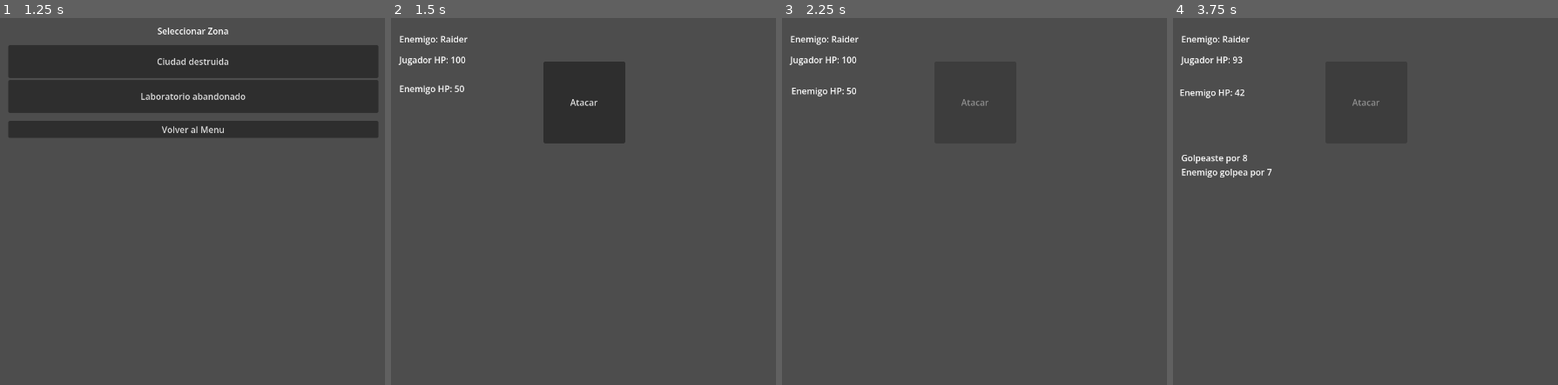
Above: before the commit, frames 1-4 (left to right).
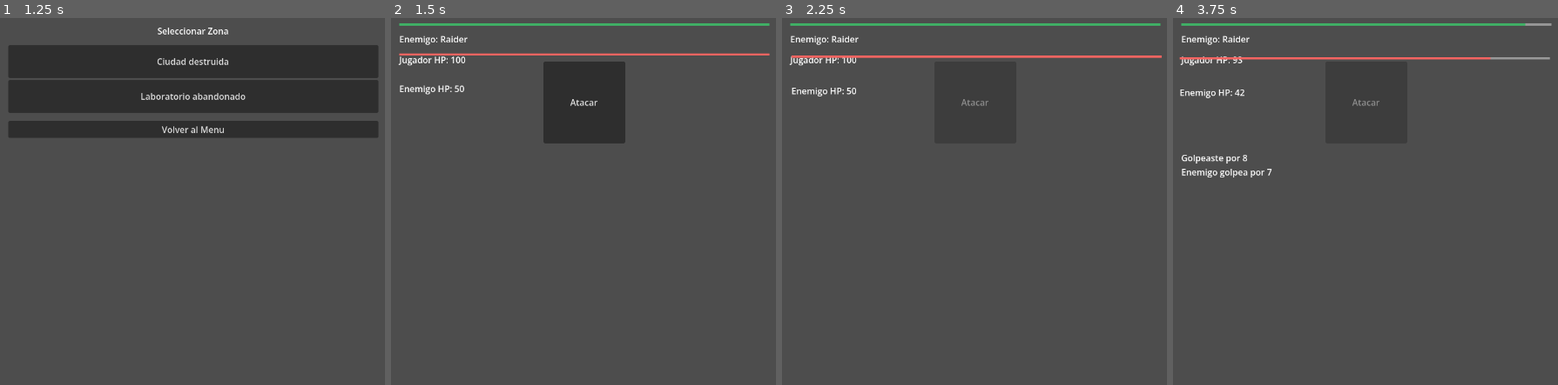
Above: after the commit, the same moments.

Repository: MirandaFrancoCBA/apocalypsheep
Game: Godot game, scene res://scenes/main_menu.tscn
Same seed, same stepped clock (60 frames per second), same inputs: the game is played once before the commit and once after it.
Inputs:
- Up to frame 1 (1.25 s): click "JUGAR" at 0.5 s
- Up to frame 2 (1.5 s): click "Ciudad destruida" at 1.25 s
- Up to frame 3 (2.25 s): click "Atacar" at 2 s
- Up to frame 4 (3.75 s): tap Enter at 2.75 s; click "Atacar" at 3.5 s

Frame 1 is identical in both runs. In frame 2, 1.4% of the frame differs, in the area x 2-99%, y 1-11%; in frame 3, 1.4%; in frame 4, 1.4%, in the area x 1-99%, y 1-12%.

Commit message:
Fix: hp bar

Diff:
--- a/scenes/combat_screen.tscn
+++ b/scenes/combat_screen.tscn
@@ -1,6 +1,16 @@
 [gd_scene format=3 uid="uid://0i2x3dwpfwj6"]
 
 [ext_resource type="Script" uid="uid://0g3li3luseua" path="res://scripts/ui/combat_screen.gd" id="1_icss1"]
+
+[sub_resource type="StyleBoxFlat" id="StyleBoxFlat_icss1"]
+
+[sub_resource type="StyleBoxFlat" id="StyleBoxFlat_032jr"]
+bg_color = Color(0.24662805, 0.70213753, 0.40214536, 1)
+
+[sub_resource type="StyleBoxFlat" id="StyleBoxFlat_uvqtf"]
+
+[sub_resource type="StyleBoxFlat" id="StyleBoxFlat_42k13"]
+bg_color = Color(0.95323414, 0.39075476, 0.38226333, 1)
 
 [node name="CombatScreen" type="Control" unique_id=844330171]
 layout_mode = 3
@@ -36,6 +46,23 @@
 offset_right = 680.0
 offset_bottom = 76.0
 
+[node name="PlayerHPBar" type="ProgressBar" parent="MarginContainer/VBoxContainer/PlayerContainer" unique_id=1577161083]
+layout_mode = 1
+anchors_preset = 14
+anchor_top = 0.5
+anchor_right = 1.0
+anchor_bottom = 0.5
+offset_top = -2.0
+offset_bottom = 2.0
+grow_horizontal = 2
+grow_vertical = 2
+theme_override_colors/font_color = Color(0.95, 0.95, 0.95, 1)
+theme_override_colors/font_outline_color = Color(0, 0, 0, 1)
+theme_override_styles/background = SubResource("StyleBoxFlat_icss1")
+theme_override_styles/fill = SubResource("StyleBoxFlat_032jr")
+step = 1.0
+show_percentage = false
+
 [node name="LabelEnemy" type="Label" parent="MarginContainer/VBoxContainer" unique_id=2073394795]
 layout_mode = 2
 
@@ -48,6 +75,21 @@
 offset_right = 680.0
 offset_bottom = 76.0
 
+[node name="EnemyHPBar" type="ProgressBar" parent="MarginContainer/VBoxContainer/EnemyContainer" unique_id=1154476836]
+layout_mode = 1
+anchors_preset = 14
+anchor_top = 0.5
+anchor_right = 1.0
+anchor_bottom = 0.5
+offset_top = -0.5
+offset_bottom = 3.5
+grow_horizontal = 2
+grow_vertical = 2
+theme_override_styles/background = SubResource("StyleBoxFlat_uvqtf")
+theme_override_styles/fill = SubResource("StyleBoxFlat_42k13")
+step = 1.0
+show_percentage = false
+
 [node name="ButtonAttack" type="Button" parent="MarginContainer/VBoxContainer" unique_id=1997688783]
 custom_minimum_size = Vector2(150, 150)
 layout_mode = 2
--- a/scripts/ui/combat_screen.gd
+++ b/scripts/ui/combat_screen.gd
@@ -8,6 +8,8 @@
 @onready var label_result     = $MarginContainer/VBoxContainer/LabelResult
 @onready var player_container = $MarginContainer/VBoxContainer/PlayerContainer
 @onready var enemy_container  = $MarginContainer/VBoxContainer/EnemyContainer
+@onready var player_hp_bar = $MarginContainer/VBoxContainer/PlayerContainer/PlayerHPBar
+@onready var enemy_hp_bar  = $MarginContainer/VBoxContainer/EnemyContainer/EnemyHPBar
 
 var player
 var enemy
@@ -22,6 +24,13 @@
 func _setup_combat() -> void:
 	player = Player.from_game_manager()
 	enemy = _generate_enemy()
+	player_hp_bar.min_value = 0
+	player_hp_bar.max_value = player.hp
+	player_hp_bar.value = player.hp
+
+	enemy_hp_bar.min_value = 0
+	enemy_hp_bar.max_value = enemy.hp
+	enemy_hp_bar.value = enemy.hp
 
 	label_enemy.text = "Enemigo: " + enemy.name
 	_update_ui()
@@ -44,6 +53,12 @@
 func _update_ui() -> void:
 	label_player_hp.text = "Jugador HP: " + str(player.hp)
 	label_enemy_hp.text  = "Enemigo HP: " + str(enemy.hp)
+
+	player.hp = max(player.hp, 0)
+	enemy.hp = max(enemy.hp, 0)
+
+	player_hp_bar.value = player.hp
+	enemy_hp_bar.value = enemy.hp
 
 func _on_button_attack_pressed() -> void:
 	if combat_finished:
